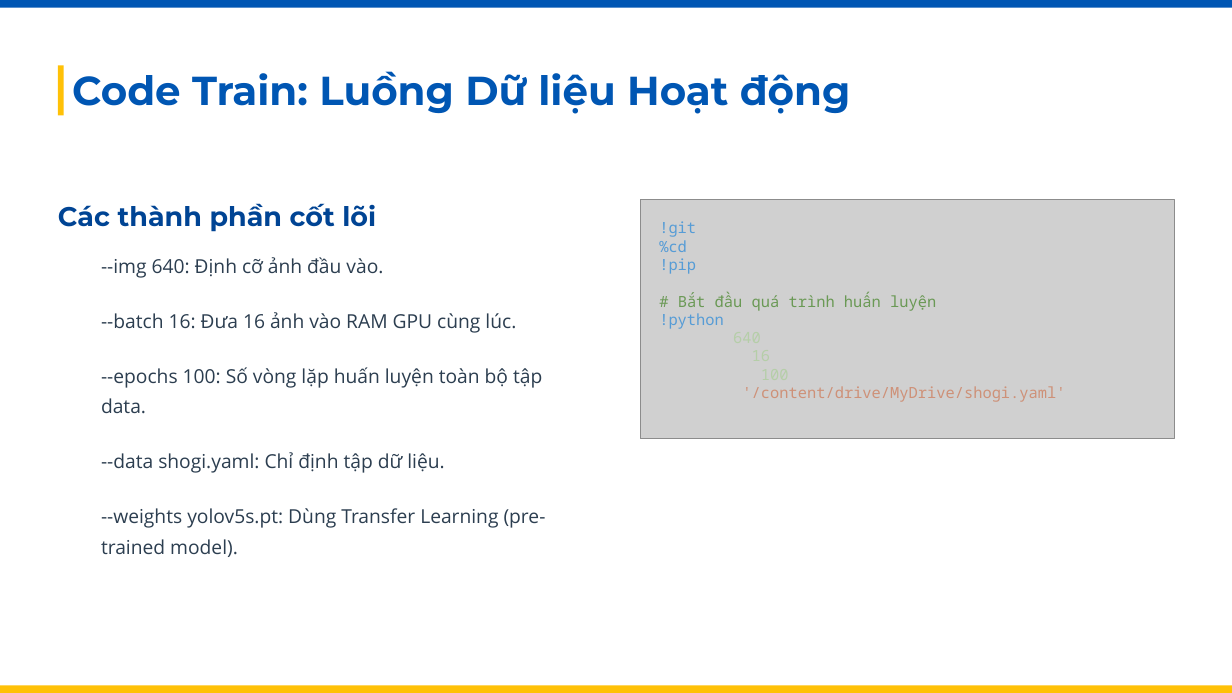
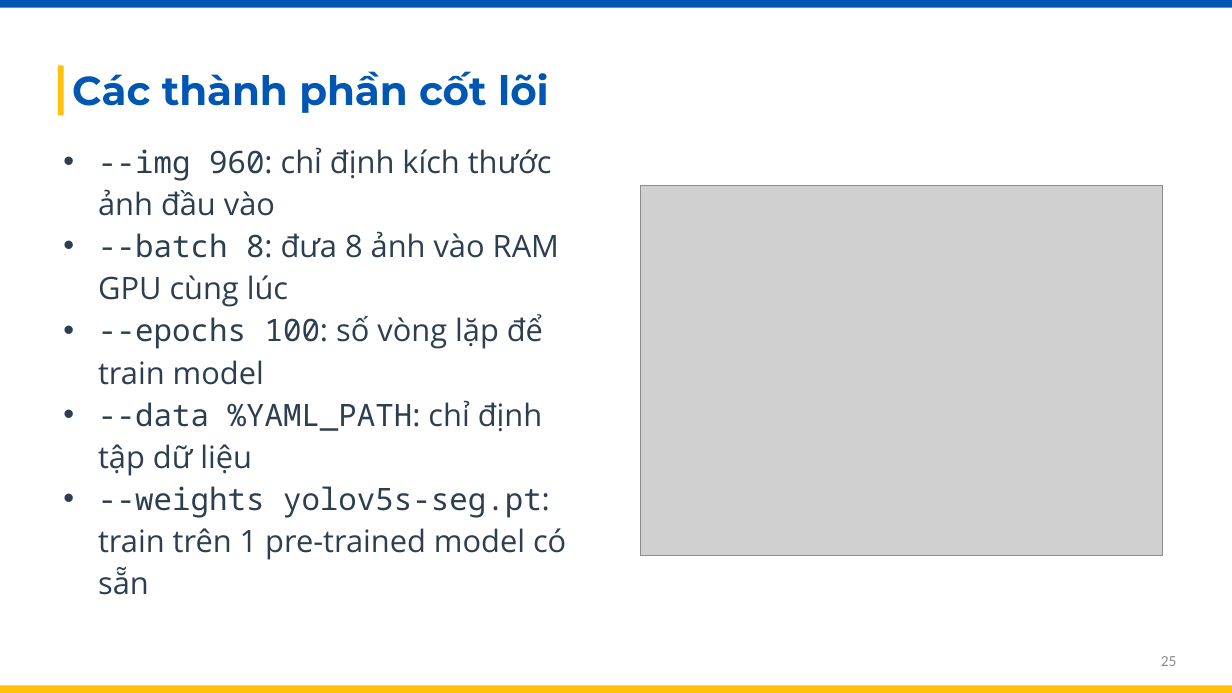
Before and after one commit to thuankhangho/btl-cloud, a slide deck: slide 25 of Phát hiện đối tượng có thể mở rộng với YOLOv5.pptx (slide 26 before the commit). Drawn at 1232x693 pixels with LibreOffice and Linux fonts; fonts in the diff are those of the drawing; grey boxes stand for pictures. Boxes give left, top, right and bottom in pixels: in the first picture for what was removed or moved away, otherwise in the second. Text is boxed around its words. In the diff, an @@ line names an element or a change of style, - is before the commit and + after.

```diff
--- a/Phát hiện đối tượng có thể mở rộng với YOLOv5.pptx
+++ b/Phát hiện đối tượng có thể mở rộng với YOLOv5.pptx
@@ text at [72, 71, 549, 113]: text changed @@
-Code Train: Luồng Dữ liệu Hoạt động
+Các thành phần cốt lõi
@@ text at [98, 147, 566, 560]: text changed; size 15 to 24 pt @@
---img 640: Định cỡ ảnh đầu vào.
+• --img 960: chỉ định kích thước ảnh đầu vào
+• --batch 8: đưa 8 ảnh vào RAM GPU cùng lúc
+• --epochs 100: số vòng lặp để train model
+• --data %YAML_PATH: chỉ định tập dữ liệu
+• --weights yolov5s-seg.pt: train trên 1 pre-trained model có sẵn
@@ text removed at [58, 203, 376, 232] @@
-Các thành phần cốt lõi
@@ picture: place and size @@
-picture at [640, 200, 1175, 439]
+picture at [640, 186, 1163, 556]
@@ text removed at [659, 221, 696, 237] @@
-!git
@@ text removed at [659, 240, 687, 252] @@
-%cd
@@ text removed at [659, 258, 696, 274] @@
-!pip
@@ text removed at [678, 293, 936, 311] @@
-# Bắt đầu quá trình huấn luyện
@@ text removed at [101, 312, 516, 333] @@
---batch 16: Đưa 16 ảnh vào RAM GPU cùng lúc.
@@ text removed at [659, 313, 724, 329] @@
-!python
@@ text removed at [101, 367, 542, 414] @@
---epochs 100: Số vòng lặp huấn luyện toàn bộ tập data.
@@ text removed at [742, 386, 1065, 402] @@
-'/content/drive/MyDrive/shogi.yaml'
@@ text removed at [101, 452, 444, 473] @@
---data shogi.yaml: Chỉ định tập dữ liệu.
@@ text removed at [101, 508, 546, 557] @@
---weights yolov5s.pt: Dùng Transfer Learning (pre-trained model).
@@ page number added at [1161, 656, 1177, 666], 12 pt, text #8C8C8C @@
+25
```
Also in this commit, not shown: 34 other slides changed, 2 slides removed, 4 other files.
